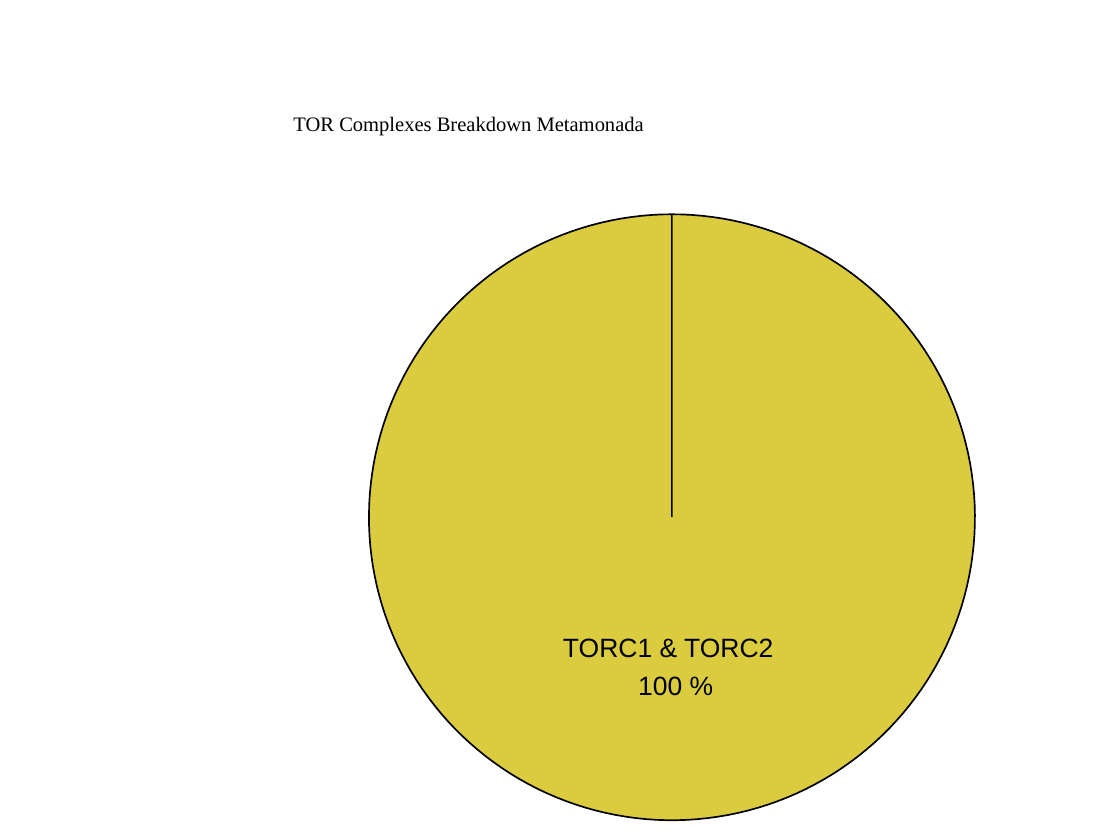
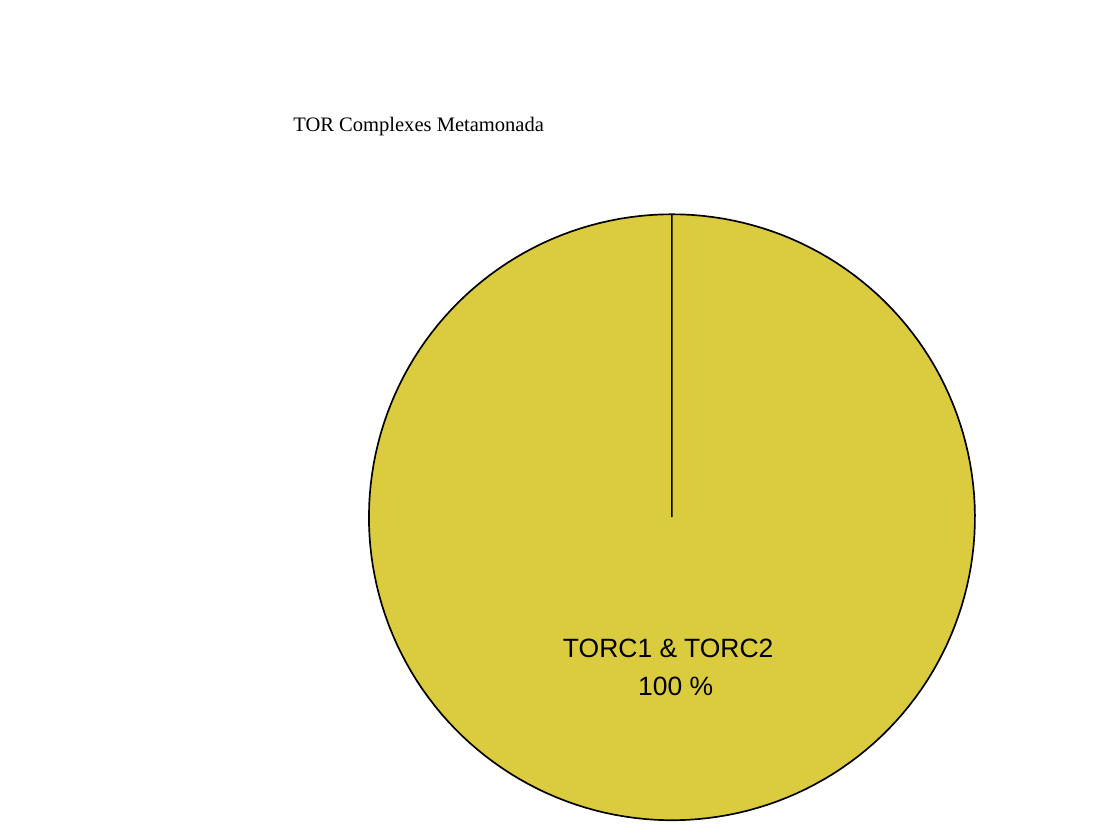
Before and after one commit to Dellaraam/TOR_phylogenetics, a slide deck: slide 1 of Images/Figures_PPT/ComponentsMetamonadaPieChart.pptx. Drawn at 1120x840 pixels with LibreOffice and Linux fonts; fonts in the diff are those of the drawing. Boxes give left, top, right and bottom in pixels: in the first picture for what was removed or moved away, otherwise in the second. Text is boxed around its words. In the diff, an @@ line names an element or a change of style, - is before the commit and + after.

```diff
--- a/Images/Figures_PPT/ComponentsMetamonadaPieChart.pptx
+++ b/Images/Figures_PPT/ComponentsMetamonadaPieChart.pptx
@@ text at bbox=[293, 116, 544, 136]: text changed @@
-TOR Complexes Breakdown Metamonada
+TOR Complexes Metamonada
```
Also in this commit, not shown: 51 other files.
